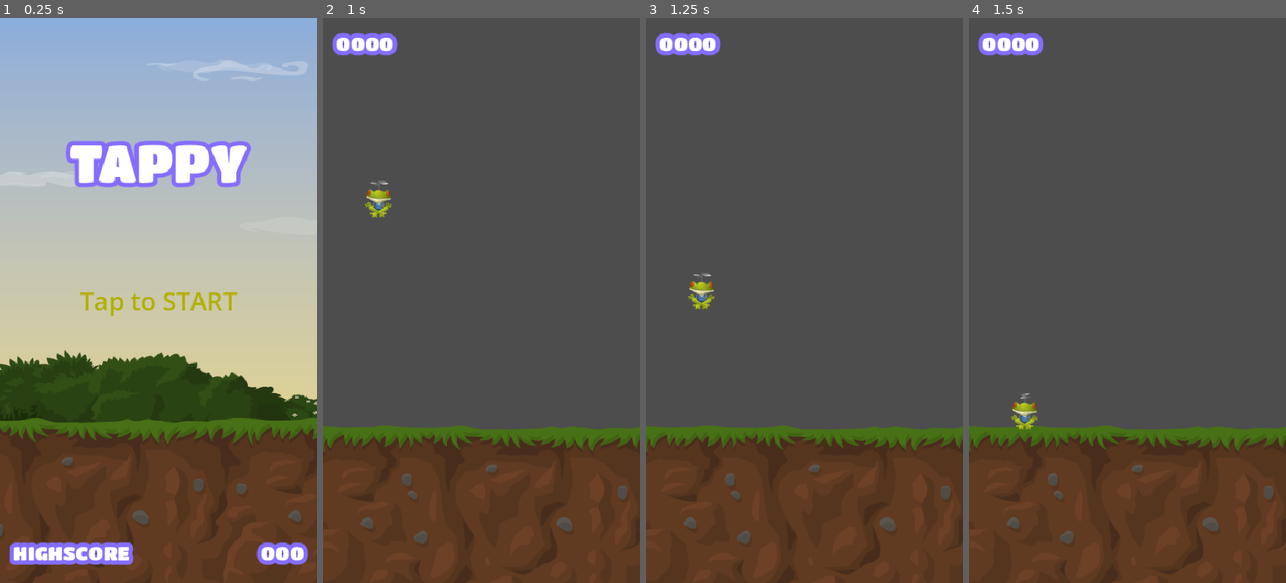
Above: before the commit, frames 1-4 (left to right).
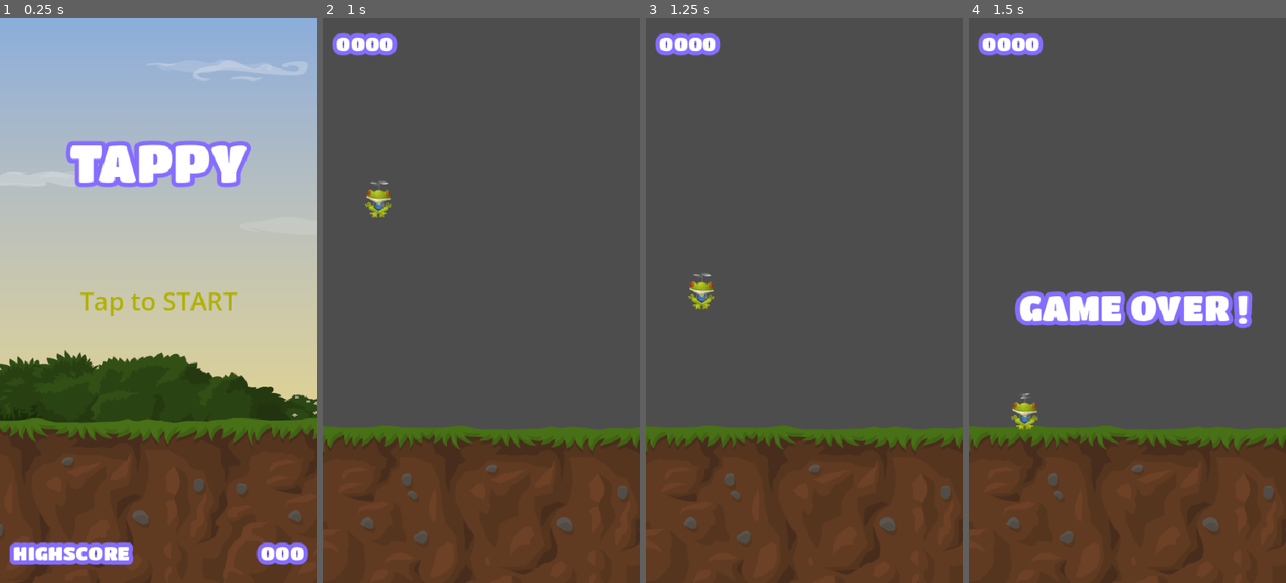
Above: after the commit, the same moments.

Repository: nzh0172/tappy
Game: Godot game, scene res://scenes/main.tscn
Same seed, same stepped clock (60 frames per second), same inputs: the game is played once before the commit and once after it.
Inputs (mouse positions are in pixels of both pictures, inside the frame that each line leads up to):
- Up to frame 1 (0.25 s): no input
- Up to frame 2 (1 s): tap Enter at 0.5 s; move the mouse to (551, 272) at 0.52 s; hold Up (ui_up) from 0.53 s (still down); hold Space (fly) from 0.53 s (still down); click (551, 272) at 0.67 s
- Up to frame 3 (1.25 s): keep holding Up (ui_up); keep holding Space (fly)
- Up to frame 4 (1.5 s): release Up (ui_up) at 1.25 s; release Space (fly) at 1.25 s; drag from (1064, 328) to (1111, 413) at 1.27 s

Frames 1-3 are identical in both runs. In frame 4, 4.4% of the frame differs, in the area x 14-90%, y 48-56%.

Commit message:
15.5: Show game over label ui and update score label ui (warmup to 16-Signal Hub)

Diff:
--- a/globals/game_manager.gd
+++ b/globals/game_manager.gd
@@ -5,6 +5,7 @@
 
 
 var lives = 3
+var score: int = 0
 
 const MAIN = preload("uid://8yhyev0gaydb")
 const GAME = preload("uid://7fngfmfwj2cj")
--- a/scenes/game.tscn
+++ b/scenes/game.tscn
@@ -46,7 +46,10 @@
 autostart = true
 
 [node name="CanvasLayer" type="CanvasLayer" parent="." unique_id=1462411542]
+process_mode = 3
 
 [node name="Control" parent="CanvasLayer" unique_id=1552308992 instance=ExtResource("5_iywne")]
 
+[connection signal="add_score" from="frog" to="CanvasLayer/Control" method="_on_frog_add_score"]
+[connection signal="game_over" from="frog" to="CanvasLayer/Control" method="_on_frog_game_over"]
 [connection signal="timeout" from="spawn timer" to="." method="_on_spawn_timer_timeout"]
--- a/scenes/game_ui.tscn
+++ b/scenes/game_ui.tscn
@@ -1,6 +1,7 @@
 [gd_scene format=3 uid="uid://c635ln2g4je5q"]
 
 [ext_resource type="LabelSettings" uid="uid://clvjx6o1fsdko" path="res://resources/highscore_label.tres" id="1_rns2u"]
+[ext_resource type="Script" uid="uid://c2371k3iebyxj" path="res://scripts/game_ui.gd" id="1_u001w"]
 [ext_resource type="LabelSettings" uid="uid://b4yhqle5gihes" path="res://resources/game_over_label.tres" id="2_u001w"]
 
 [node name="Control" type="Control" unique_id=1552308992]
@@ -10,6 +11,7 @@
 anchor_bottom = 1.0
 grow_horizontal = 2
 grow_vertical = 2
+script = ExtResource("1_u001w")
 
 [node name="MarginContainer" type="MarginContainer" parent="." unique_id=1721295943]
 layout_mode = 1
--- a/scripts/frog.gd
+++ b/scripts/frog.gd
@@ -7,6 +7,8 @@
 #var _die: bool = false
 @onready var animation_player: AnimationPlayer = $AnimationPlayer
 
+signal add_score
+signal game_over
 
 # move_and_slide() no need delta except gravity
 # If need acceleration (gravity), multiply by delta
@@ -40,3 +42,8 @@
 
 func die() -> void:
 	get_tree().paused = true
+	game_over.emit() # show game over label ui
+
+func score() -> void:
+	GameManager.score += 1
+	add_score.emit() # update score label ui
--- /dev/null
+++ b/scripts/game_ui.gd
@@ -0,0 +1,10 @@
+extends Control
+
+@onready var highscore_label: Label = $"MarginContainer/highscore label"
+@onready var game_over_label: Label = $"MarginContainer/game over label"
+
+func _on_frog_add_score() -> void:
+	highscore_label.text = "%04d" % GameManager.score
+
+func _on_frog_game_over() -> void:
+	game_over_label.show()
--- a/scripts/pipes.gd
+++ b/scripts/pipes.gd
@@ -43,4 +43,7 @@
 # Set the signal to one-shot to avoid double score (frog retrigger on when flying on certain way)
 # Signals > Edit method > Advanced > One-shot
 func _on_scoring_laser_body_entered(body: Node2D) -> void:
-	print("_on_scoring_laser_body_entered: %s %s" % [name, body.name])
+	#print("_on_scoring_laser_body_entered: %s %s" % [name, body.name])
+
+	if body is frog:
+		body.score()
Not shown, added: scripts/game_ui.gd.uid
